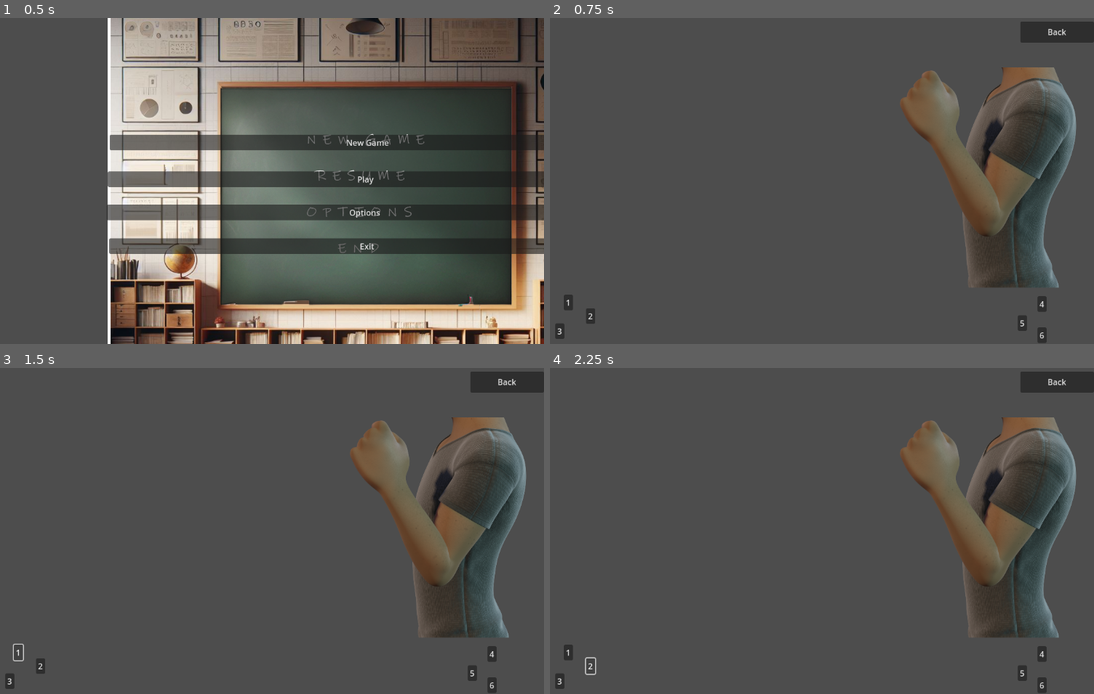
Above: before the commit, frames 1-4 (two rows, left to right).
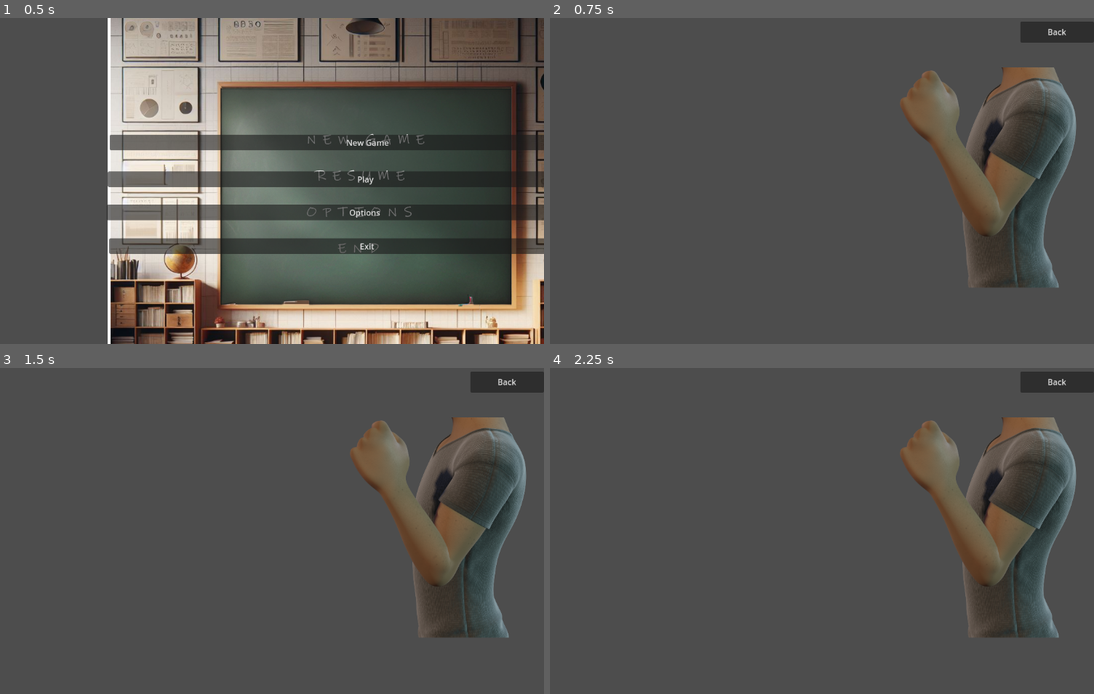
Above: after the commit, the same moments.

Repository: MatthewsM2/shake-hands
Game: Godot game, scene res://menu.tscn
Same seed, same stepped clock (60 frames per second), same inputs: the game is played once before the commit and once after it.
Inputs (mouse positions are in pixels of both pictures, inside the frame that each line leads up to):
- Up to frame 1 (0.5 s): no input
- Up to frame 2 (0.75 s): click "New Game" at 0.5 s
- Up to frame 3 (1.5 s): click (16, 651) at 1.25 s, where only the run before the commit has a clickable "1"
- Up to frame 4 (2.25 s): click (588, 664) at 2 s, where only the run before the commit has a clickable "2"

Frame 1 is identical in both runs. In frame 2, 0.4% of the frame differs, in the area x 0-92%, y 84-100%; in frame 3, 0.4%; in frame 4, 0.4%.

Commit message:
Control connects with game_tscn

Diff:
--- a/game_page/game_scence.tscn
+++ b/game_page/game_scence.tscn
@@ -25,6 +25,7 @@
 [ext_resource type="Texture2D" uid="uid://xmc8s5med70s" path="res://game_page/Hand 2/0023.png" id="23_5m8u5"]
 [ext_resource type="Texture2D" uid="uid://cccduk3ngmumj" path="res://game_page/Hand 2/0024.png" id="24_5g77c"]
 [ext_resource type="Script" path="res://game_page/game.gd" id="25_xxi4u"]
+[ext_resource type="PackedScene" uid="uid://bwn43lbw3ivof" path="res://game_page/test.tscn" id="26_wtq2q"]
 
 [sub_resource type="SpriteFrames" id="SpriteFrames_pcdrq"]
 animations = [{
@@ -136,46 +137,10 @@
 text = "Back"
 script = ExtResource("25_xxi4u")
 
-[node name="btn_1" type="Button" parent="."]
-offset_left = 101.0
-offset_top = 550.0
-offset_right = 119.0
-offset_bottom = 581.0
-text = "1"
-
-[node name="btn_2" type="Button" parent="."]
-offset_left = 145.0
-offset_top = 577.0
-offset_right = 163.0
-offset_bottom = 608.0
-text = "2"
-
-[node name="btn_3" type="Button" parent="."]
-offset_left = 84.0912
-offset_top = 606.582
-offset_right = 102.091
-offset_bottom = 637.582
-text = "3"
-
-[node name="btn_4" type="Button" parent="."]
-offset_left = 1040.0
-offset_top = 553.0
-offset_right = 1058.0
-offset_bottom = 584.0
-text = "4"
-
-[node name="btn_5" type="Button" parent="."]
-offset_left = 1001.0
-offset_top = 591.0
-offset_right = 1019.0
-offset_bottom = 622.0
-text = "5"
-
-[node name="btn_6" type="Button" parent="."]
-offset_left = 1040.0
-offset_top = 615.0
-offset_right = 1058.0
-offset_bottom = 646.0
-text = "6"
+[node name="Control" parent="." instance=ExtResource("26_wtq2q")]
+offset_left = 16.0
+offset_top = 32.0
+offset_right = 16.0
+offset_bottom = 32.0
 
 [connection signal="pressed" from="back" to="back" method="_on_pressed"]
Not shown: 1 places in game_page/game_scence.tscn that only renumber resources
